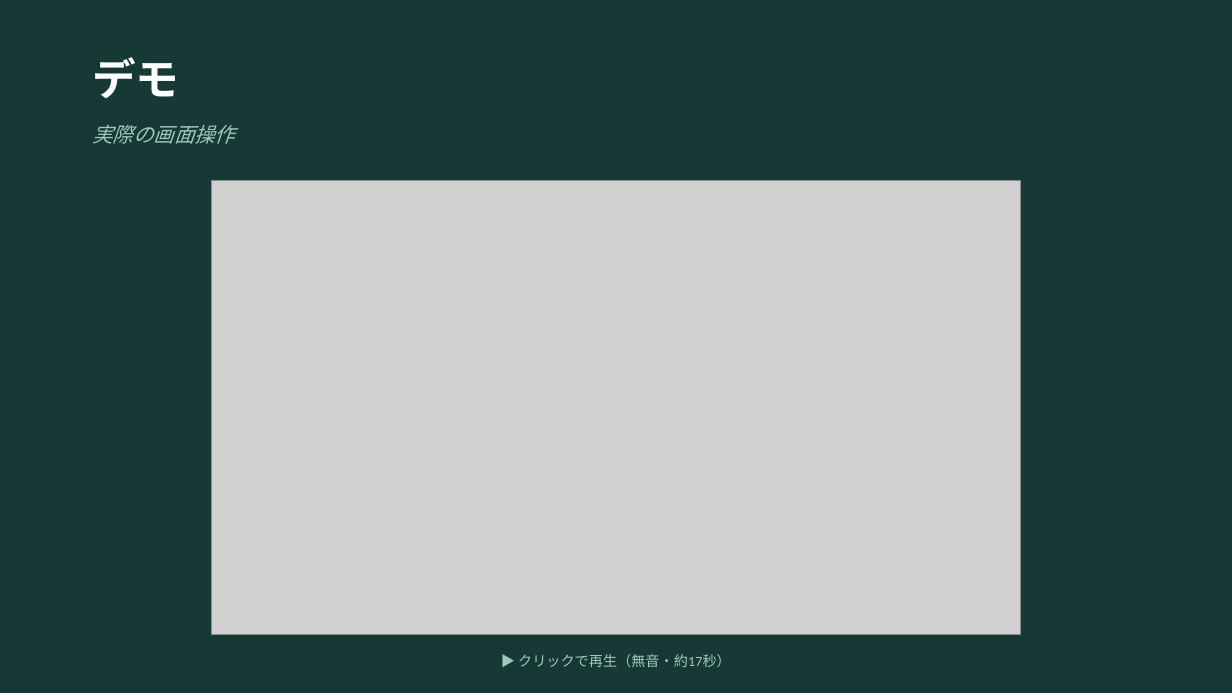
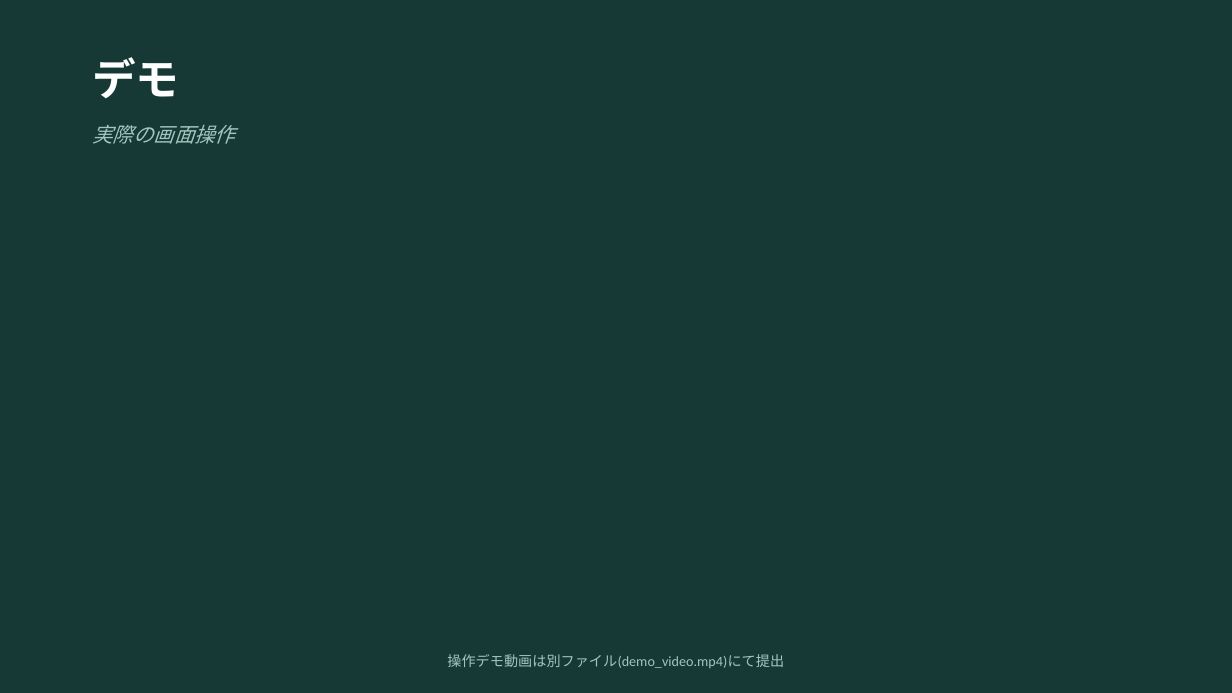
Before and after one commit to gurii-gabreh/Kizashi, a slide deck: slide 6 of kizashi-app/submission/presentation.pptx. Drawn at 1232x693 pixels with LibreOffice and Linux fonts; fonts in the diff are those of the drawing; grey boxes stand for pictures. Boxes give left, top, right and bottom in pixels: in the first picture for what was removed or moved away, otherwise in the second. Text is boxed around its words. In the diff, an @@ line names an element or a change of style, - is before the commit and + after.

```diff
--- a/kizashi-app/submission/presentation.pptx
+++ b/kizashi-app/submission/presentation.pptx
@@ picture removed at (212,180,1020,635) @@
@@ text at (447,654,784,668): text changed @@
-▶ クリックで再生（無音・約17秒）
+操作デモ動画は別ファイル(demo_video.mp4)にて提出
```
Also in this commit, not shown: 2 other files.
